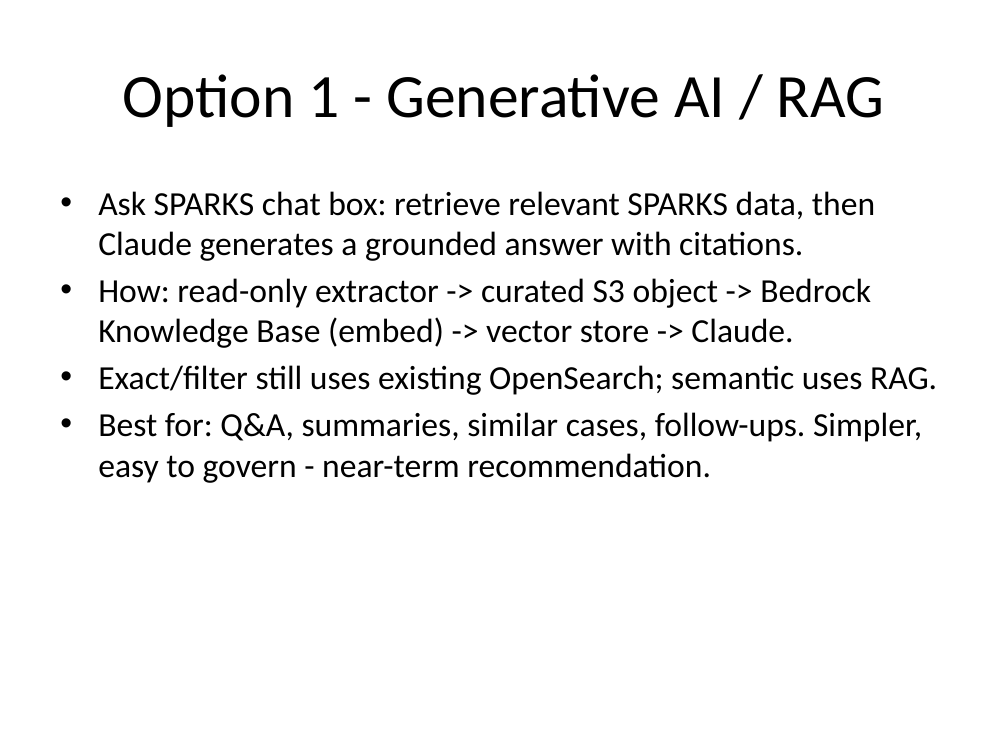
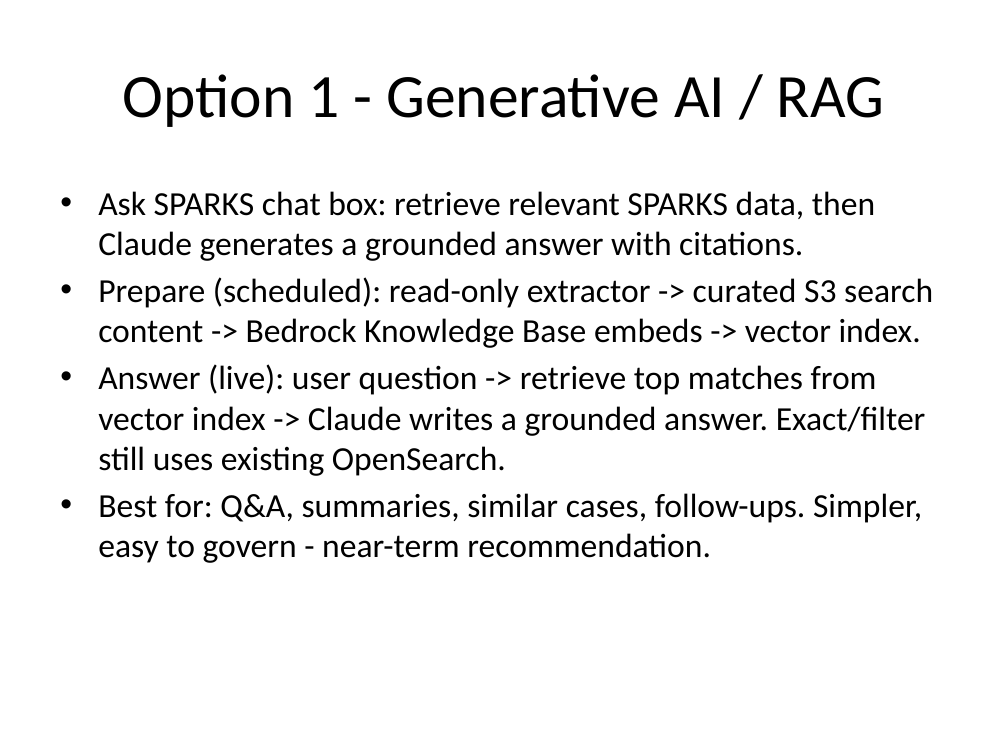
Before and after one commit to dasroopesh-blip/verticalbroker-aws-platform, a slide deck: slide 7 of SPARKS_AI_Search_Deck.pptx. Drawn at 1008x756 pixels with LibreOffice and Linux fonts; fonts in the diff are those of the drawing. Boxes give left, top, right and bottom in pixels: in the first picture for what was removed or moved away, otherwise in the second. Text is boxed around its words. In the diff, an @@ line names an element or a change of style, - is before the commit and + after.

Commit message:
Deck edits: fix slide 4 bullet; two-phase flow (slide 7); corpus->content; Terraform/CI-CD wording; add Resources (old vs new) slide; 2 models (Titan+Claude), optional 3rd

```diff
--- a/SPARKS_AI_Search_Deck.pptx
+++ b/SPARKS_AI_Search_Deck.pptx
@@ text at <box>98,277,933,476</box>: text changed @@
-• How: read-only extractor -> curated S3 object -> Bedrock Knowledge Base (embed) -> vector store -> Claude.
-• Exact/filter still uses existing OpenSearch; semantic uses RAG.
+• Prepare (scheduled): read-only extractor -> curated S3 search content -> Bedrock Knowledge Base embeds -> vector index.
+• Answer (live): user question -> retrieve top matches from vector index -> Claude writes a grounded answer. Exact/filter still uses existing OpenSearch.
```
Also in this commit, not shown: 4 other slides changed, 1 slide added.
